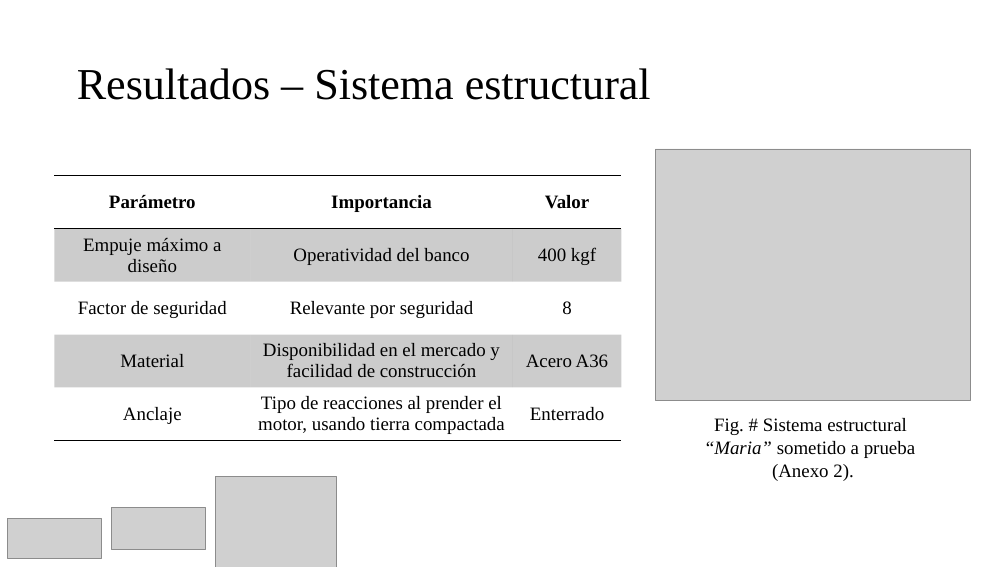
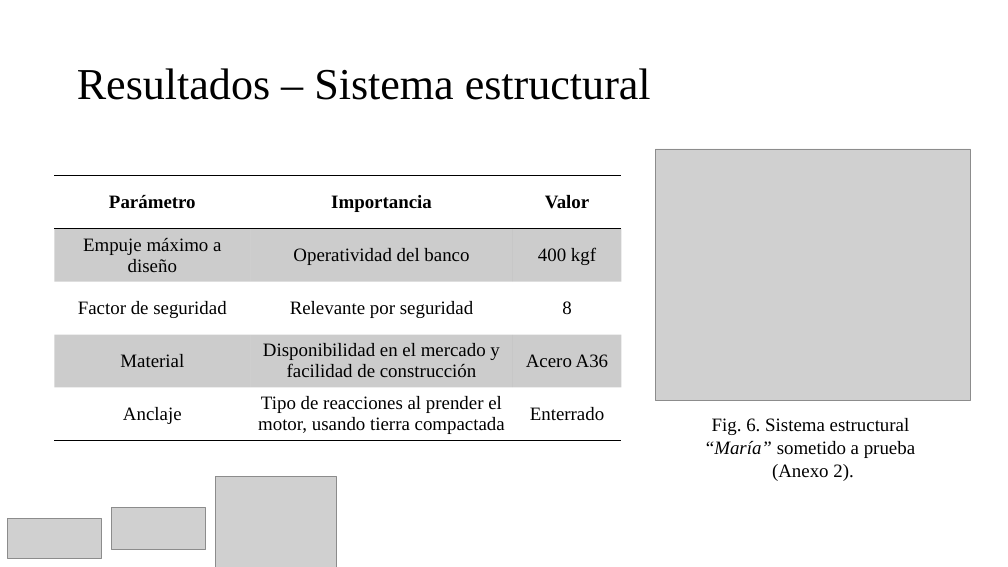
Before and after one commit to Archimedean2345/The-thermal-repository, a slide deck: slide 12 of PIAE2-Presentacion Tecnica.pptx. Drawn at 1008x567 pixels with LibreOffice and Linux fonts; fonts in the diff are those of the drawing; grey boxes stand for pictures. Boxes give left, top, right and bottom in pixels: in the first picture for what was removed or moved away, otherwise in the second. Text is boxed around its words. In the diff, an @@ line names an element or a change of style, - is before the commit and + after.

```diff
--- a/PIAE2-Presentacion Tecnica.pptx
+++ b/PIAE2-Presentacion Tecnica.pptx
@@ text at <box>706,418,915,458</box>: text changed @@
-Fig. # Sistema estructural
-“Maria” sometido a prueba
+Fig. 6. Sistema estructural
+“María” sometido a prueba
```
Also in this commit, not shown: 6 other slides changed, 2 other files.
